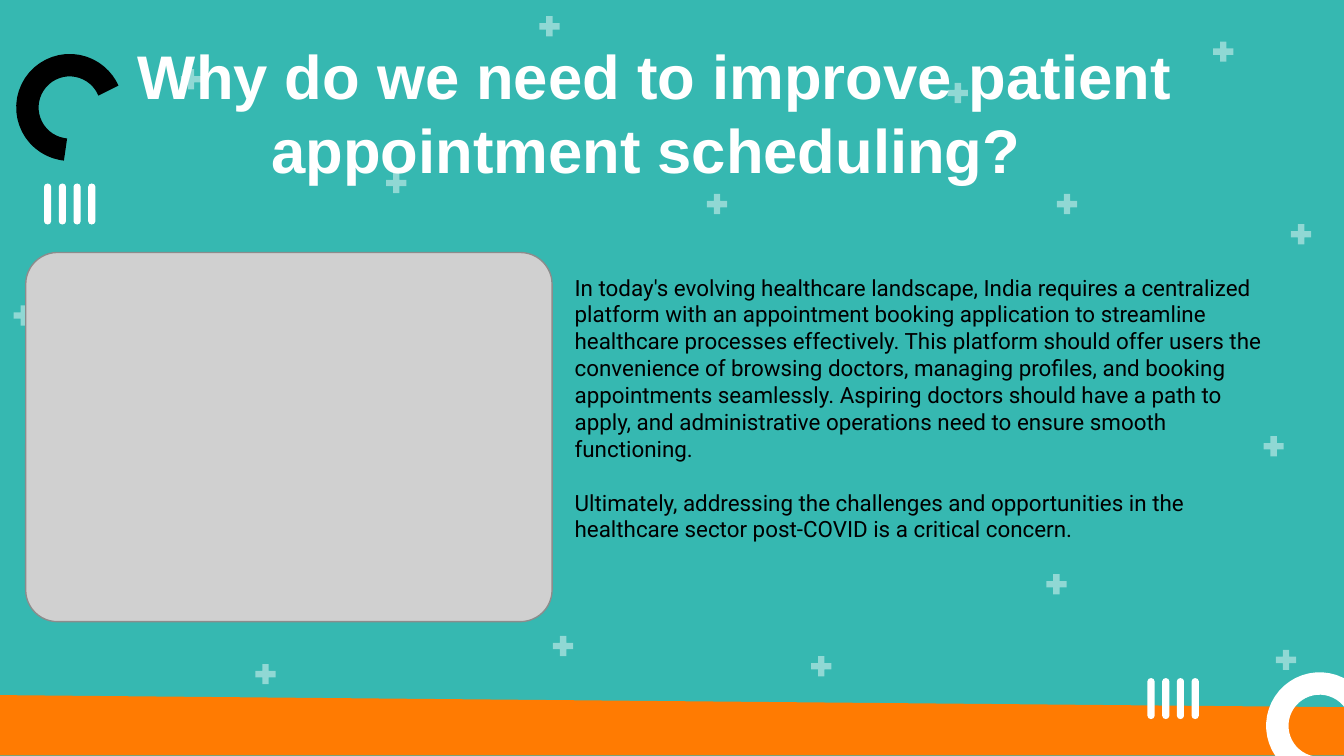
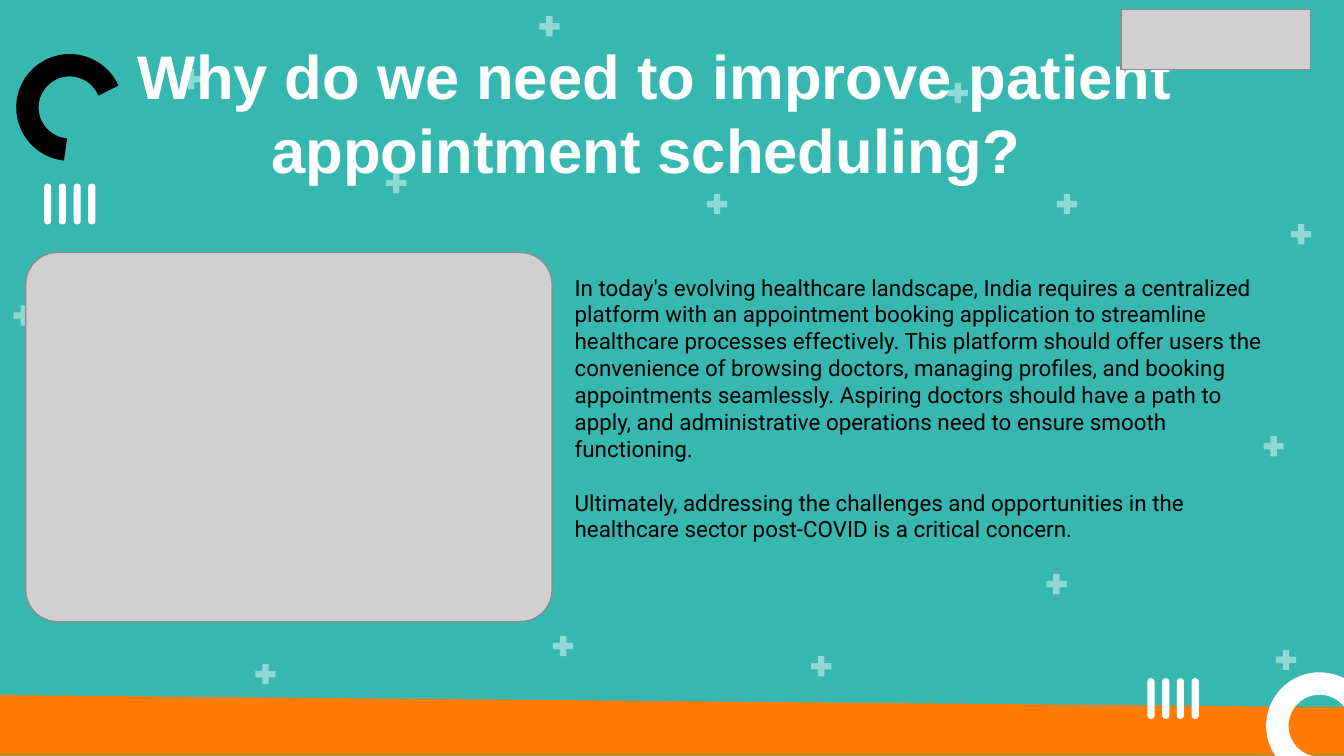
Before and after one commit to Chandel-Akshat/Insta_Care-MERN-, a slide deck: slide 4 of Instacare PPT.pptx. Drawn at 1344x756 pixels with LibreOffice and Linux fonts; fonts in the diff are those of the drawing; grey boxes stand for pictures. Boxes give left, top, right and bottom in pixels: in the first picture for what was removed or moved away, otherwise in the second. Text is boxed around its words. In the diff, an @@ line names an element or a change of style, - is before the commit and + after.

```diff
--- a/Instacare PPT.pptx
+++ b/Instacare PPT.pptx
@@ picture added at box(1121, 9, 1310, 69) @@
@@ plus sign removed at box(1210, 38, 1236, 65) @@
```
Also in this commit, not shown: 9 other slides changed.
